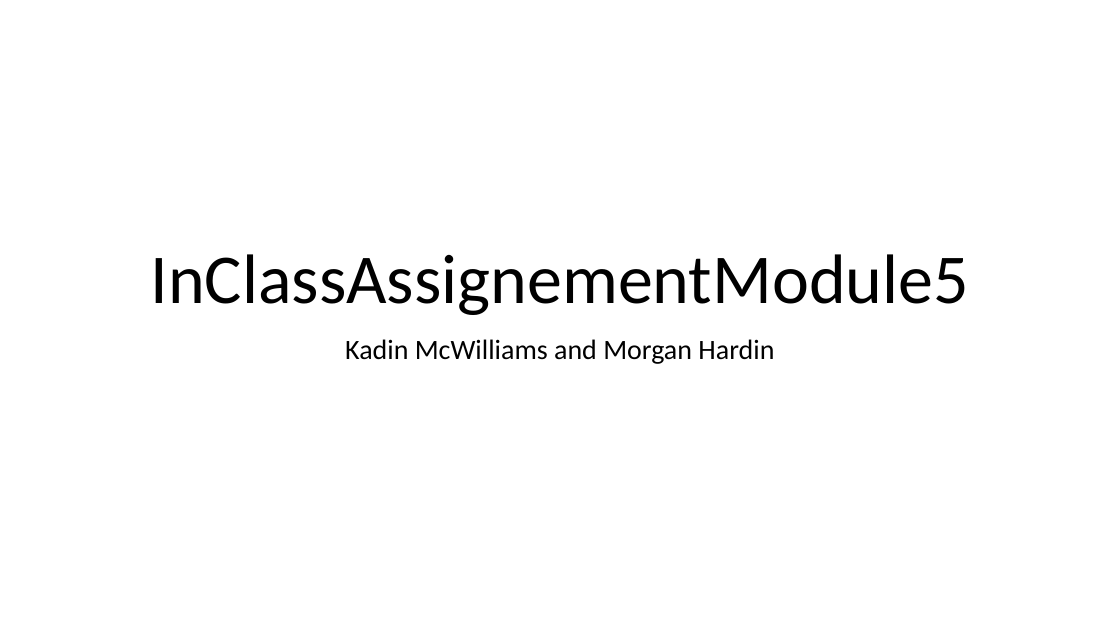
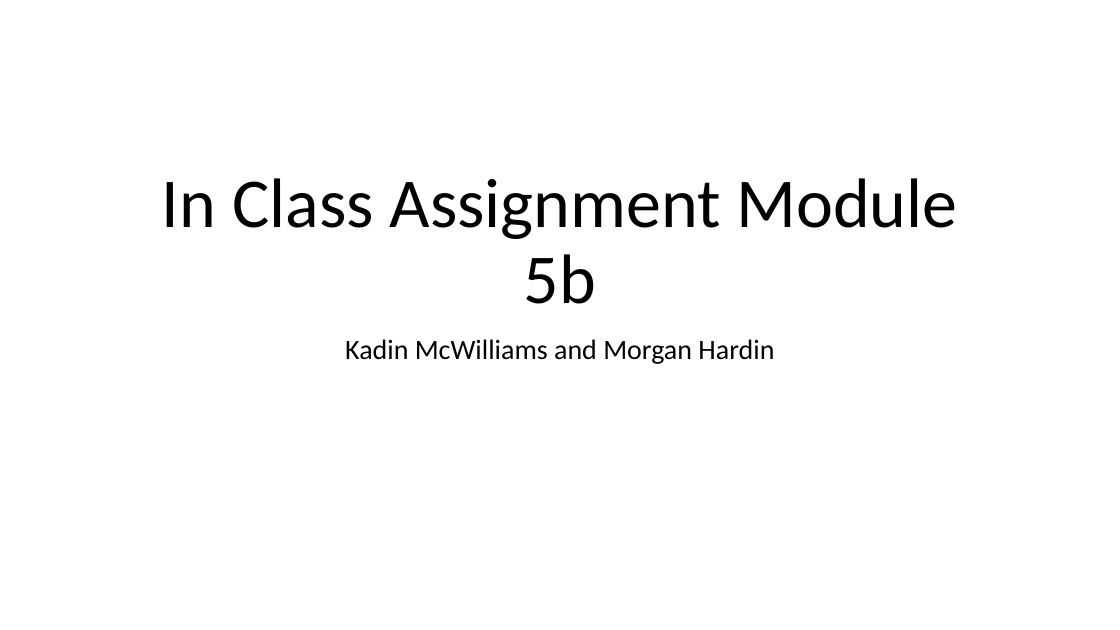
Before and after one commit to Kadin20031/In-Class-Assignment-Module-5b, a slide deck: slide 1 of InClassAssignementModule5.pptx. Drawn at 1120x630 pixels with LibreOffice and Linux fonts; fonts in the diff are those of the drawing. Boxes give left, top, right and bottom in pixels: in the first picture for what was removed or moved away, otherwise in the second. Text is boxed around its words. In the diff, an @@ line names an element or a change of style, - is before the commit and + after.

```diff
--- a/InClassAssignementModule5.pptx
+++ b/InClassAssignementModule5.pptx
@@ title at box(162, 178, 957, 304): text changed @@
-InClassAssignementModule5
+In Class Assignment Module 5b
```
